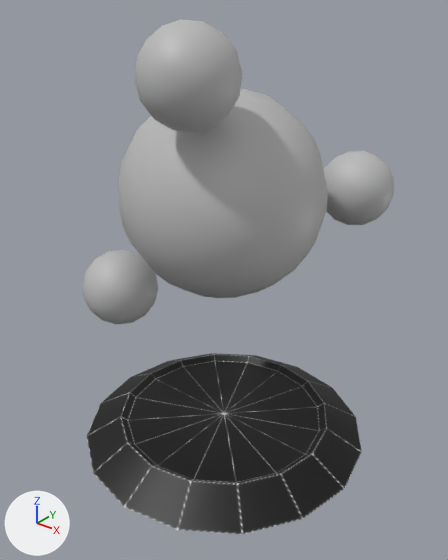
What one commit did to the FBX model Keng/Models/Shocker/Shocker_Idle._Lv3.fbx.
Camera for both pictures: a 50 mm lens placed at (366.0, -457.0, 499.0), pointed at (-7.0, 8.0, 211.0). Every picture has the same lights, and +X, +Y and +Z are marked at lower left. Both versions are drawn at frame 9 of the action 'Take 001'; the numbers are the values there.

The scene before the commit, as lines of its bpy script (objects in view):
```python
ob_shocker_energyball_geo = bpy.data.objects.new('Shocker_EnergyBall_Geo', me_mesh_001)
ob_shocker_energyball_geo.parent = ob_shocker_energyballs_grp
ob_shocker_energyball_geo.location = (-314.6, -753.4, -166.3)
ob_shocker_energyball_geo.rotation_euler = (1.102, 1.102, -1.102)  # degrees (63, 63, -63)
ob_shocker_satelite1_energyball_geo = bpy.data.objects.new('Shocker_Satelite1_EnergyBall_Geo', me_mesh_002)
ob_shocker_satelite1_energyball_geo.parent = ob_shocker_satelite_energyballs_grp
ob_shocker_satelite1_energyball_geo.location = (9651.0, 28980.0, 15350.0)
ob_shocker_satelite1_energyball_geo.rotation_euler = (-1.233, 0.554, 1.233)  # degrees (-71, 32, 71)
ob_shocker_satelite2_energyball_geo = bpy.data.objects.new('Shocker_Satelite2_EnergyBall_Geo', me_mesh_003)
ob_shocker_satelite2_energyball_geo.parent = ob_shocker_satelite_energyballs_grp
ob_shocker_satelite2_energyball_geo.location = (10909.0, 67941.0, 25909.0)
ob_shocker_satelite2_energyball_geo.rotation_euler = (-1.233, 0.554, 1.233)  # degrees (-71, 32, 71)
ob_shocker_satelite3_energyball_geo = bpy.data.objects.new('Shocker_Satelite3_EnergyBall_Geo', me_mesh_004)
ob_shocker_satelite3_energyball_geo.parent = ob_shocker_satelite_energyballs_grp
ob_shocker_satelite3_energyball_geo.location = (15863.0, 22860.0, 20102.0)
ob_shocker_satelite3_energyball_geo.rotation_euler = (-1.233, 0.554, 1.233)  # degrees (-71, 32, 71)
ob_shocker_stand_geo = bpy.data.objects.new('Shocker_Stand_Geo', me_mesh)
ob_shocker_stand_geo.parent = ob_shocker_grp
ob_shocker_stand_geo.location = (0.0, 0.0, 0.0)
ob_shocker_stand_geo.scale = (1.0, 2.1, 1.0)
```
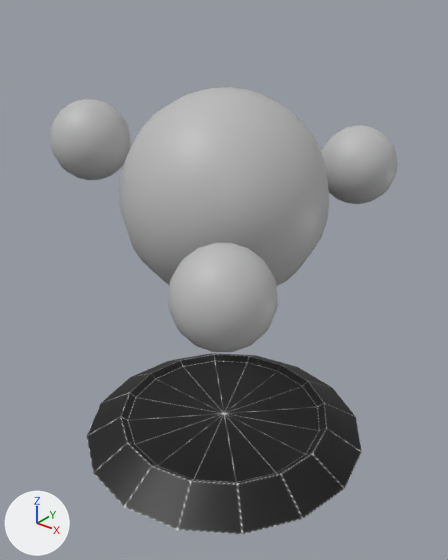
Boxes (x1, y1, x2, y2) around the edits, measured in the pictures (448 x 560 px):
'Shocker_EnergyBall_Geo', moved, turned
    before: (119, 89, 328, 298)
    after: (119, 87, 329, 286)
'Shocker_Satelite2_EnergyBall_Geo', moved, turned
    before: (134, 19, 242, 133)
    after: (168, 243, 278, 352)
'Shocker_Satelite3_EnergyBall_Geo', moved, turned
    before: (82, 250, 158, 324)
    after: (50, 99, 131, 180)
'Shocker_Satelite1_EnergyBall_Geo', moved, turned
    before: (324, 151, 394, 225)
    after: (321, 125, 397, 204)

The change in detail:
Object 'Shocker_Satelite3_EnergyBall_Geo' (ob_shocker_satelite3_energyball_geo) moves from (15863.0, 22860.0, 20102.0) to (-19984.0, 14411.0, -20487.0).
Object 'Shocker_Satelite3_EnergyBall_Geo' (ob_shocker_satelite3_energyball_geo) turns from (-71, 32, 71) to (18, 1.9, -18) degrees about x, y and z.
Object 'Shocker_Satelite1_EnergyBall_Geo' (ob_shocker_satelite1_energyball_geo) moves from (9651.0, 28980.0, 15350.0) to (-16406.0, 10416.0, -16700.0).
Object 'Shocker_Satelite1_EnergyBall_Geo' (ob_shocker_satelite1_energyball_geo) turns from (-71, 32, 71) to (18, 1.9, -18) degrees about x, y and z.
Object 'Shocker_EnergyBall_Geo' (ob_shocker_energyball_geo) moves from (-314.6, -753.4, -166.3) to (85.55, -851.2, 42.89).
Object 'Shocker_EnergyBall_Geo' (ob_shocker_energyball_geo) turns from (63, 63, -63) to (-84, 84, 84) degrees about x, y and z.
Object 'Shocker_Satelite2_EnergyBall_Geo' (ob_shocker_satelite2_energyball_geo) moves from (10909.0, 67941.0, 25909.0) to (13771.0, -3210.0, 14192.0).
Object 'Shocker_Satelite2_EnergyBall_Geo' (ob_shocker_satelite2_energyball_geo) turns from (-71, 32, 71) to (18, 1.9, -18) degrees about x, y and z.
